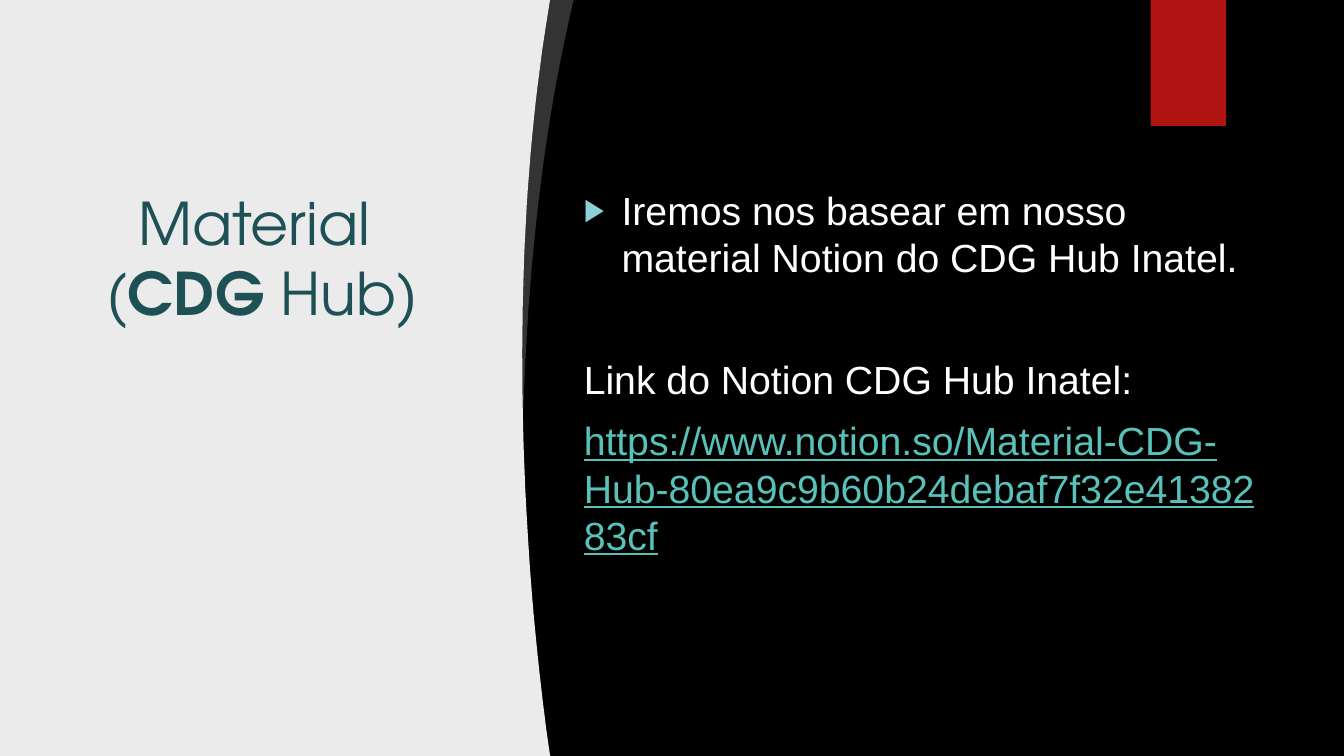
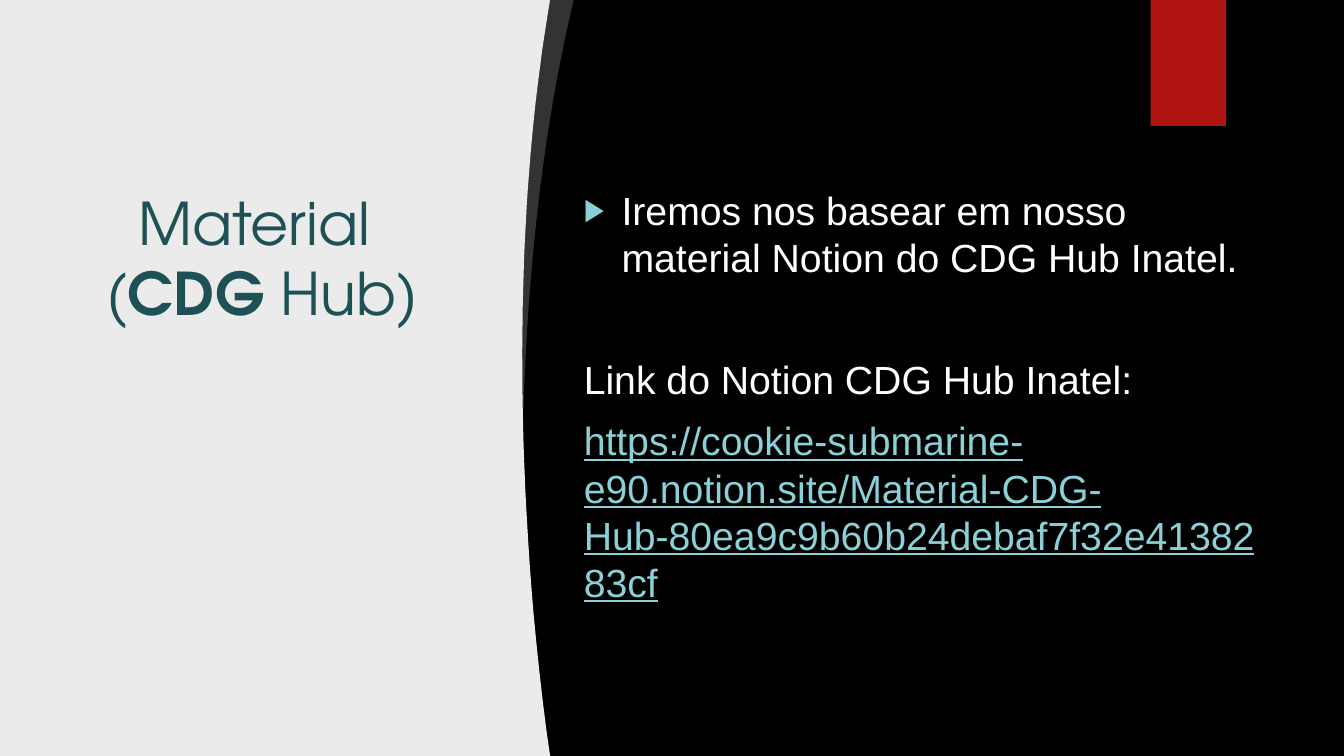
Before and after one commit to George-Luis-Costa/IntroWeb_CDG, a slide deck: slide 19 of Minicurso webdev.pptx. Drawn at 1344x756 pixels with LibreOffice and Linux fonts; fonts in the diff are those of the drawing; background and template pictures are left out. Boxes give left, top, right and bottom in pixels: in the first picture for what was removed or moved away, otherwise in the second. Text is boxed around its words. In the diff, an @@ line names an element or a change of style, - is before the commit and + after.

Commit message:
Link Notion powerpoint e txt sequencial

```diff
--- a/Minicurso webdev.pptx
+++ b/Minicurso webdev.pptx
@@ text at (x1=584, y1=426, x2=1255, y2=555): text changed; text colour #58C1BA to #8AD0D6 @@
-https://www.notion.so/Material-CDG-Hub-80ea9c9b60b24debaf7f32e4138283cf
+https://cookie-submarine-e90.notion.site/Material-CDG-Hub-80ea9c9b60b24debaf7f32e4138283cf
```
Also in this commit, not shown: 1 other file.
